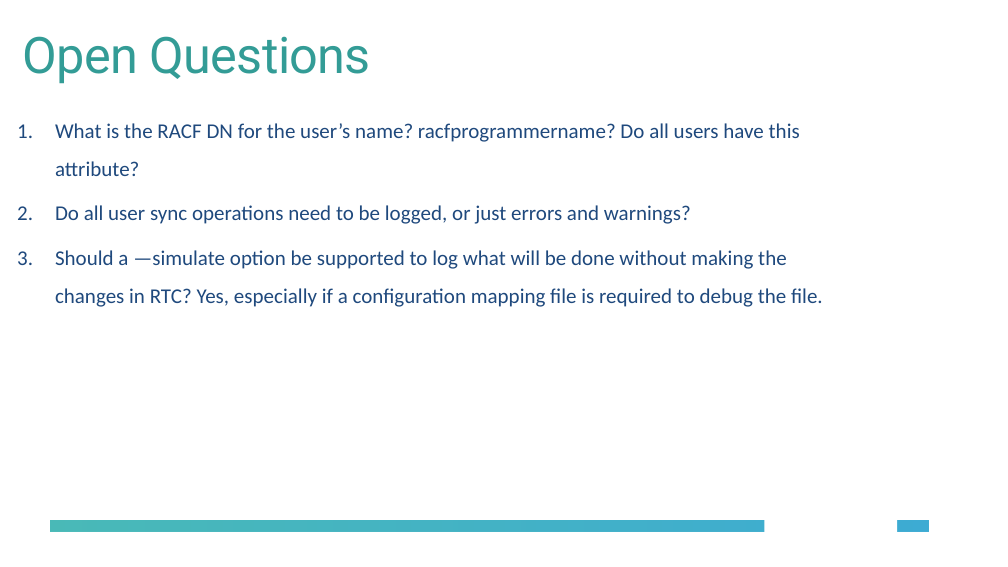
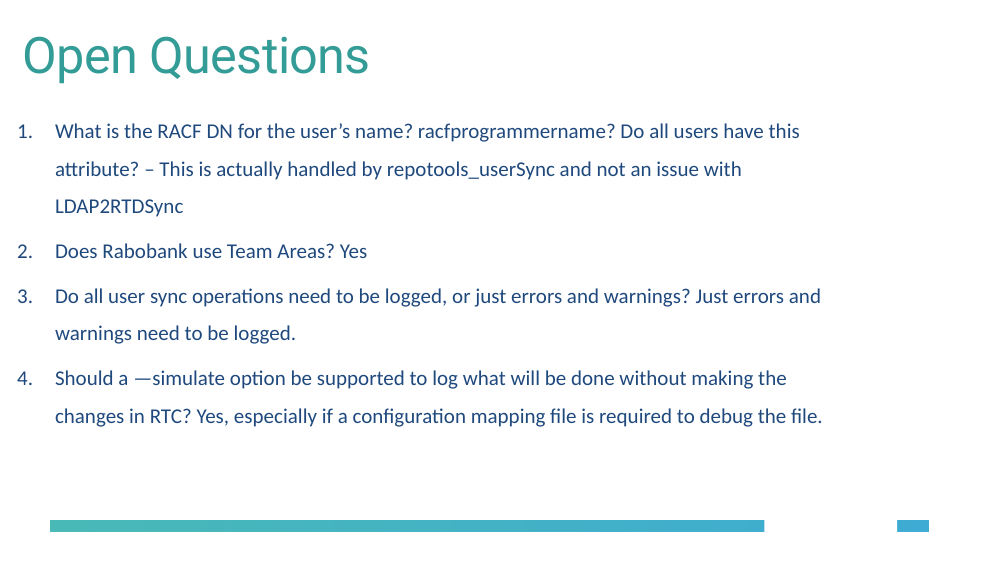
Before and after one commit to jamsden/CE4IoTConnector, a slide deck: slide 9 of LDAP-RTC-Sync/docs/LDAP-RTCSync.pptx. Drawn at 1008x567 pixels with LibreOffice and Linux fonts; fonts in the diff are those of the drawing; background and template pictures are left out. Boxes give left, top, right and bottom in pixels: in the first picture for what was removed or moved away, otherwise in the second. Text is boxed around its words. In the diff, an @@ line names an element or a change of style, - is before the commit and + after.

Commit message:
Functionally complete implementation
All functions are working and initial testing is successful. Nested
LDAP groups aren’t supported yet, —simulate isn’t implemented, password
encryption isn’t done yet.

```diff
--- a/LDAP-RTC-Sync/docs/LDAP-RTCSync.pptx
+++ b/LDAP-RTC-Sync/docs/LDAP-RTCSync.pptx
@@ text at (55,123,821,344): text changed @@
-1. What is the RACF DN for the user’s name? racfprogrammername? Do all users have this attribute?
-2. Do all user sync operations need to be logged, or just errors and warnings?
+1. What is the RACF DN for the user’s name? racfprogrammername? Do all users have this attribute? – This is actually handled by repotools_userSync and not an issue with LDAP2RTDSync
+2. Does Rabobank use Team Areas? Yes
+3. Do all user sync operations need to be logged, or just errors and warnings? Just errors and warnings need to be logged.
```
Also in this commit, not shown: 5 other slides changed, 9 other files.
